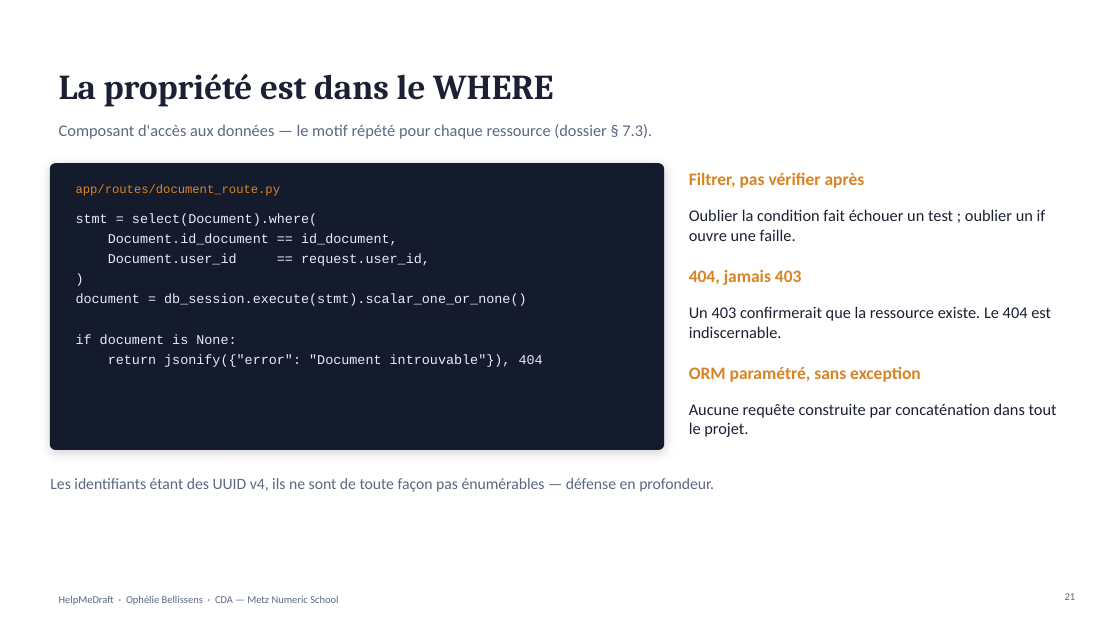
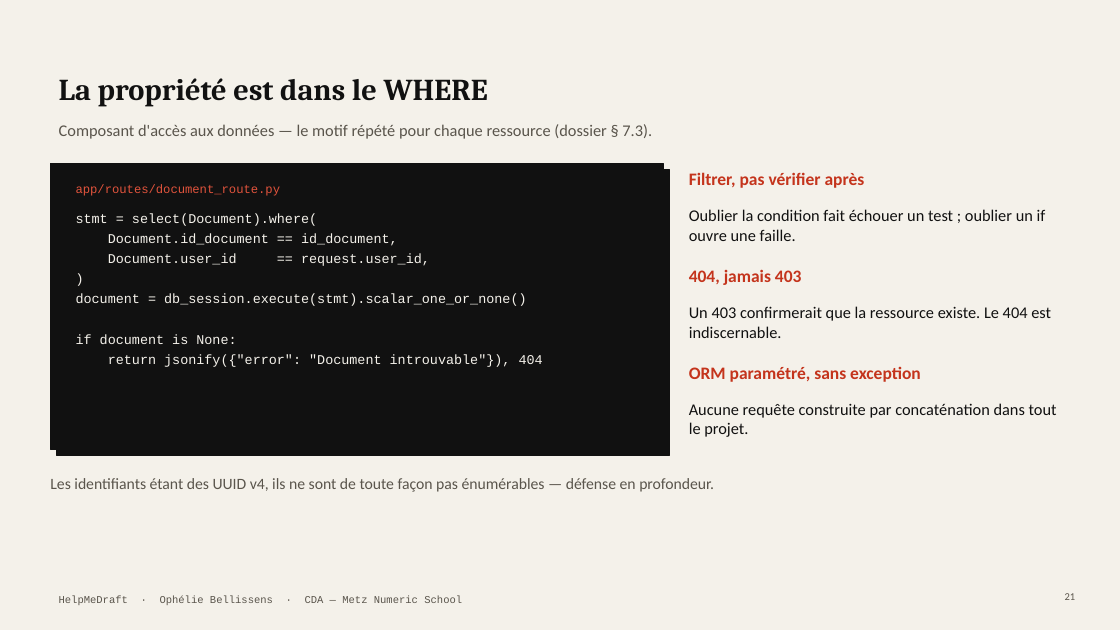
Before and after one commit to Equinoxya/HelpMeDraft---projet-fil-rouge, a slide deck: slide 21 of docs/Soutenance-HelpMeDraft.pptx. Drawn at 1120x630 pixels with LibreOffice and Linux fonts; fonts in the diff are those of the drawing. Boxes give left, top, right and bottom in pixels: in the first picture for what was removed or moved away, otherwise in the second. Text is boxed around its words. In the diff, an @@ line names an element or a change of style, - is before the commit and + after.

```diff
--- a/docs/Soutenance-HelpMeDraft.pptx
+++ b/docs/Soutenance-HelpMeDraft.pptx
@@ background #FFFFFF to #F4F1EA @@
@@ title "La propriété est dans le ..." at (x1=59, y1=78, x2=488, y2=107): size 30 to 26 pt, text colour #1B2033 to #111111 @@
@@ rectangle added at (x1=50, y1=164, x2=664, y2=450), fill #111111, outline #111111 1.25 pt @@
@@ rectangle moved from (x1=50, y1=164, x2=664, y2=450) to (x1=56, y1=170, x2=670, y2=455) @@
@@ rectangle at (x1=56, y1=170, x2=670, y2=455): rounded rectangle to rectangle; fill #141B2D to #111111; outline #141B2D 1 pt to #111111 0.75 pt; shadow off @@
@@ text "app/routes/document_route.py" at (x1=76, y1=185, x2=281, y2=196): text colour #D98324 to #E0533C @@
@@ text "stmt = select(Document).where(" at (x1=76, y1=213, x2=543, y2=367): text colour #E6EBF5 to #F4F1EA @@
@@ text colour #D98324 to #C4341C in 3 elements at (x1=689, y1=172, x2=865, y2=188), (x1=689, y1=269, x2=802, y2=285), (x1=689, y1=367, x2=921, y2=382) @@
@@ text colour #1B2033 to #111111 in 3 elements at (x1=689, y1=209, x2=1046, y2=241), (x1=689, y1=306, x2=1051, y2=338), (x1=689, y1=403, x2=1057, y2=437) @@
@@ text colour #5B6880 to #5A554C in 3 elements at (x1=59, y1=124, x2=652, y2=139), (x1=1065, y1=593, x2=1076, y2=600), (x1=50, y1=478, x2=714, y2=492) @@
@@ text "HelpMeDraft · Ophélie Bellissens · ..." at (x1=59, y1=595, x2=462, y2=605): font Calibri to Courier New, text colour #5B6880 to #5A554C @@
```
Also in this commit, not shown: 28 other slides changed, 3 other files.
